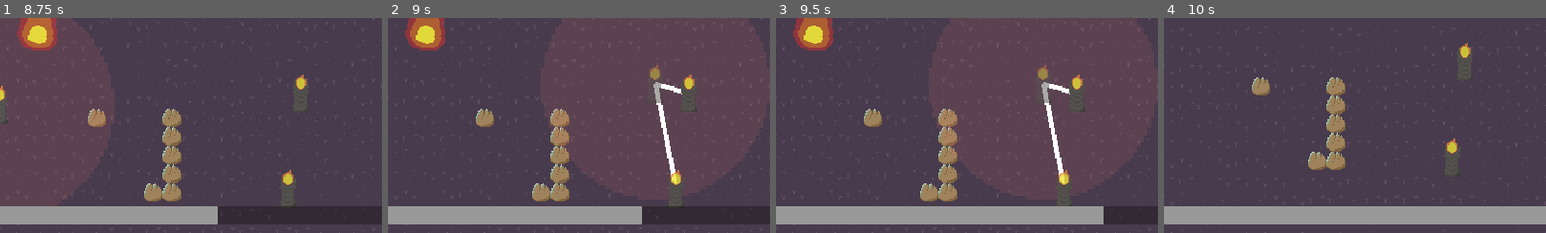
Above: before the commit, frames 1-4 (left to right).
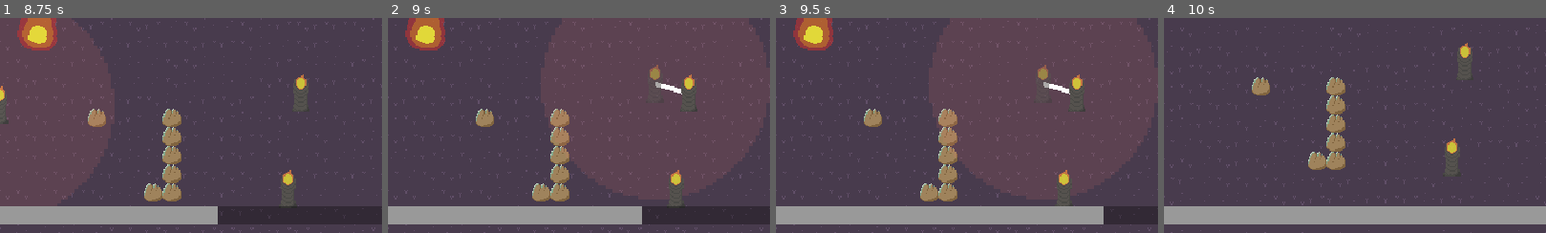
Above: after the commit, the same moments.

Repository: sushitoad/tower-defense-prototype
Game: Godot game, scene res://scenes/test_scene.tscn
Same seed, same stepped clock (60 frames per second), same inputs: the game is played once before the commit and once after it.
Inputs (mouse positions are % of the whole screen's width and height, from its top left):
- Up to frame 1 (8.75 s): move the mouse to (45, 70) at 0.52 s; tap S (CameraDown) at 0.6, 4.35 s; move the mouse to (80, 65) at 1.27 s; tap A (CameraLeft) at 1.35, 5.1 s; move the mouse to (20, 35) at 2.02 s; tap D (CameraRight) at 2.1, 7.35 s; move the mouse to (55, 50) at 2.77 s; tap W (CameraUp) at 2.85, 8.1 s; move the mouse to (35, 25) at 3.52 s; click (35, 25) at 3.6 s; move the mouse to (72, 45) at 4.27 s; move the mouse to (30, 55) at 5.02 s; click "summon a new beacon" at 5.75 s; click "Prism Beacon" at 6.5 s; move the mouse to (60, 28) at 7.27 s; move the mouse to (45, 70) at 8.02 s
- Up to frame 2 (9 s): move the mouse to (80, 65) at 8.77 s; click (80, 65) at 8.85 s
- Up to frame 3 (9.5 s): no input
- Up to frame 4 (10 s): move the mouse to (20, 35) at 9.52 s; tap S (CameraDown) at 9.6 s
The pictures show only the part of the screen within x 45-95%, y 50-100%; the shares and areas given below are measured in that part.

Frame 1 is identical in both runs. In frame 2, 0.6% of the frame differs, in the area x 69-76%, y 30-77%; in frame 3, 0.6%; in frame 4, nothing differs.

Commit message:
lines mostly working!

Diff:
--- a/scripts/beacon.gd
+++ b/scripts/beacon.gd
@@ -41,10 +41,6 @@
 			tooCloseToOthers = false
 			$Sprite2D.modulate = Color(1, 1, 1, 1)
 
-func EmitOnPlaced():
-	if isBeingPlaced:
-		on_placed.emit()
-
 func TakeDamage(damage: int):
 	currentHealth -= damage
 	if currentHealth <= 0:
--- a/scripts/prism_beacon.gd
+++ b/scripts/prism_beacon.gd
@@ -13,6 +13,7 @@
 var beacon: StaticBody2D
 var potentialPrismBuddies: Array[StaticBody2D]
 var prismBuddies: Array[StaticBody2D]
+var hasTwoBuddies: bool = false
 
 #line2Ds are local coordinates based on the line node's position
 #I need to subtract the line2Ds global position from the target global position
@@ -24,7 +25,10 @@
 	beacon = get_parent()
 	prismBuddies.resize(2)
 	beacon.on_placed.connect(SetPrismBuddies)
-	FindNewPrismBuddies()
+	#these prism beacons that start in the scene refuse to add each other as buddies
+	if Time.get_ticks_msec() < 2000:
+		SearchForNearestBuddy()
+		SetPrismBuddies()
 
 func _process(delta: float) -> void:
 	if !beacon.isDestroyed and !beacon.isBeingPlaced:
@@ -45,7 +49,7 @@
 		if !$AttackTimer.is_stopped():
 			$AttackTimer.stop()
 	if beacon.isBeingPlaced:
-		FindNewPrismBuddies()
+		SearchForNearestBuddy()
 
 func _on_body_exited(body: Node2D) -> void:
 	if body.is_in_group("enemy"):
@@ -72,6 +76,7 @@
 func ForgetThisEnemy(enemy: Node2D):
 	enemiesInRange.remove_at(enemiesInRange.find(enemy))
 
+#deprecate this version
 func FindNewPrismBuddies():
 	var buddyOne: StaticBody2D
 	var buddyTwo: StaticBody2D
@@ -96,6 +101,30 @@
 	print(prismBuddies)
 	DrawLinesToBuddies()
 
+func SearchForNearestBuddy():
+	var closestBuddy: StaticBody2D = null
+	var extraBuddy: StaticBody2D = null
+	var closestPosition: Vector2 = Vector2(100000, 100000)
+	for beacon in potentialPrismBuddies:
+		if global_position.distance_to(beacon.global_position) < global_position.distance_to(closestPosition):
+			extraBuddy = beacon.find_child("Area2D").prismBuddies[0]
+			if extraBuddy != null:
+				if potentialPrismBuddies.find(extraBuddy) != -1:
+					closestBuddy = beacon
+					closestPosition = beacon.global_position
+			else:
+				closestBuddy = beacon
+				closestPosition = beacon.global_position
+	if potentialPrismBuddies.size() == 1:
+		extraBuddy = null
+	elif potentialPrismBuddies.size() < 1:
+		closestBuddy = null
+		extraBuddy = null
+	prismBuddies[0] = closestBuddy
+	prismBuddies[1] = extraBuddy
+	print(prismBuddies)
+	DrawLinesToBuddies()
+
 func DrawLinesToBuddies():
 	var count: int = 0
 	for buddy in prismBuddies:
@@ -113,33 +142,34 @@
 #this means that new beacons are checking to see if there is an open buddy slot
 #if there is, they would want to look at the other buddy and see if they're in range
 #if they're in range of both, draw a line to each, otherwise no line at all
+#   so if the potentialPrismBuddies already have a buddy, this needs to see if both are in range
+
+func SetPrismBuddies():
+	#this is what happens when the prism beacon is placed, so its attached to a signal
+	if prismBuddies[0] != null:
+		var buddyOne: Area2D = prismBuddies[0].find_child("Area2D")
+		buddyOne.UpdatePrismBuddiesTo(beacon, prismBuddies[1])
+		buddyOne.DrawLinesToBuddies()
+		if buddyOne.prismBuddies[1] != null:
+			buddyOne.hasTwoBuddies = true
+	if prismBuddies[1] != null:
+		var buddyTwo: Area2D = prismBuddies[1].find_child("Area2D")
+		buddyTwo.UpdatePrismBuddiesTo(beacon, prismBuddies[0])
+		buddyTwo.DrawLinesToBuddies()
+		if buddyTwo.prismBuddies[1] != null:
+			buddyTwo.hasTwoBuddies = true
+		hasTwoBuddies = true
+	print(prismBuddies)
 
 func UpdatePrismBuddiesTo(one: StaticBody2D, two: StaticBody2D):
 	prismBuddies[0] = one
 	prismBuddies[1] = two
 
-func SetPrismBuddies():
-	if prismBuddies[0] != null:
-		var buddyOne: Area2D = prismBuddies[0].find_child("Area2D")
-		buddyOne.UpdatePrismBuddiesTo(beacon, prismBuddies[1])
-		buddyOne.DrawLinesToBuddies()
-	if prismBuddies[1] != null:
-		var buddyTwo: Area2D = prismBuddies[1].find_child("Area2D")
-		buddyTwo.UpdatePrismBuddiesTo(beacon, prismBuddies[0])
-		buddyTwo.DrawLinesToBuddies()
-	print(prismBuddies)
-
-#case: if there are two potential buddies that don't connect to each other
-#this needs to see that they don't have buddies, and draw a line to the nearest one
-#so in a sense this is only ever drawing one line unless the beacon it draws to has a buddy
-
 func _on_prism_buddies_area_2d_body_entered(body: Node2D) -> void:
 	if body.is_in_group("beacon") and body.beaconType == GlobalEnums.BeaconType.PRISM:
-		#if body.find_child("Area2D").prismBuddies[1] == null:
+		if !body.find_child("Area2D").hasTwoBuddies:
 			potentialPrismBuddies.append(body)
 
 func _on_prism_buddies_area_2d_body_exited(body: Node2D) -> void:
 	if body.is_in_group("beacon"):
 		potentialPrismBuddies.remove_at(potentialPrismBuddies.find(body))
-		#if prismBuddies.find(body) != -1:
-		#	prismBuddies.remove_at(prismBuddies.find(body))
Not shown: 1 places in scenes/build_ui.tscn that only renumber resources
